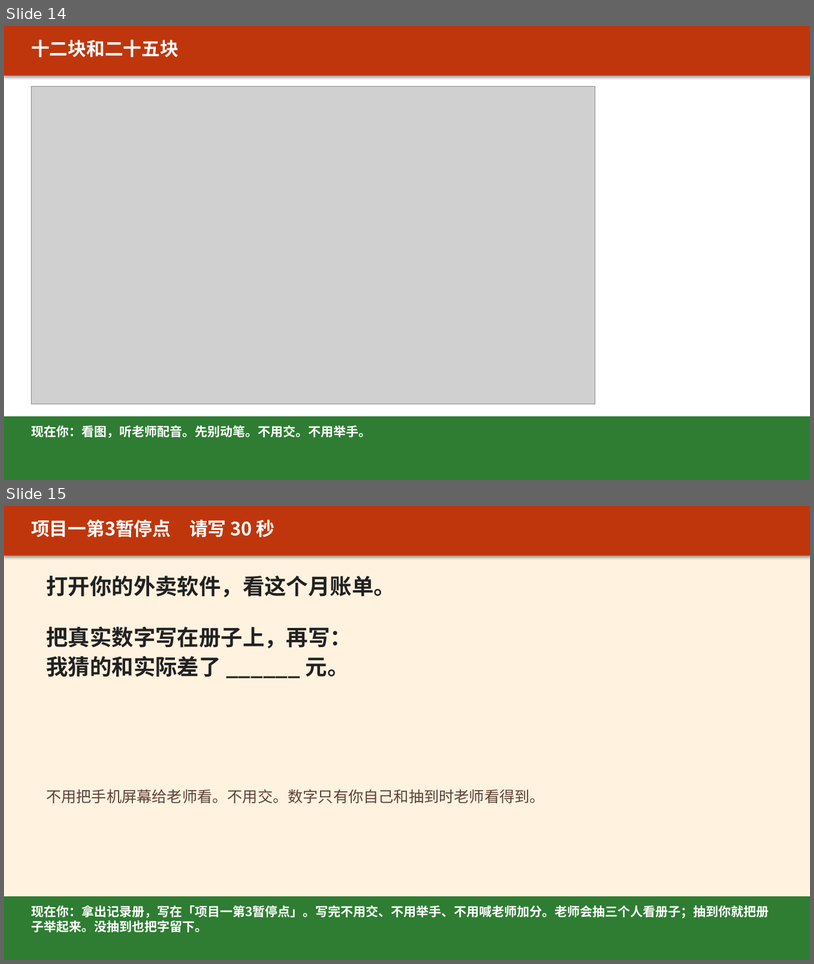
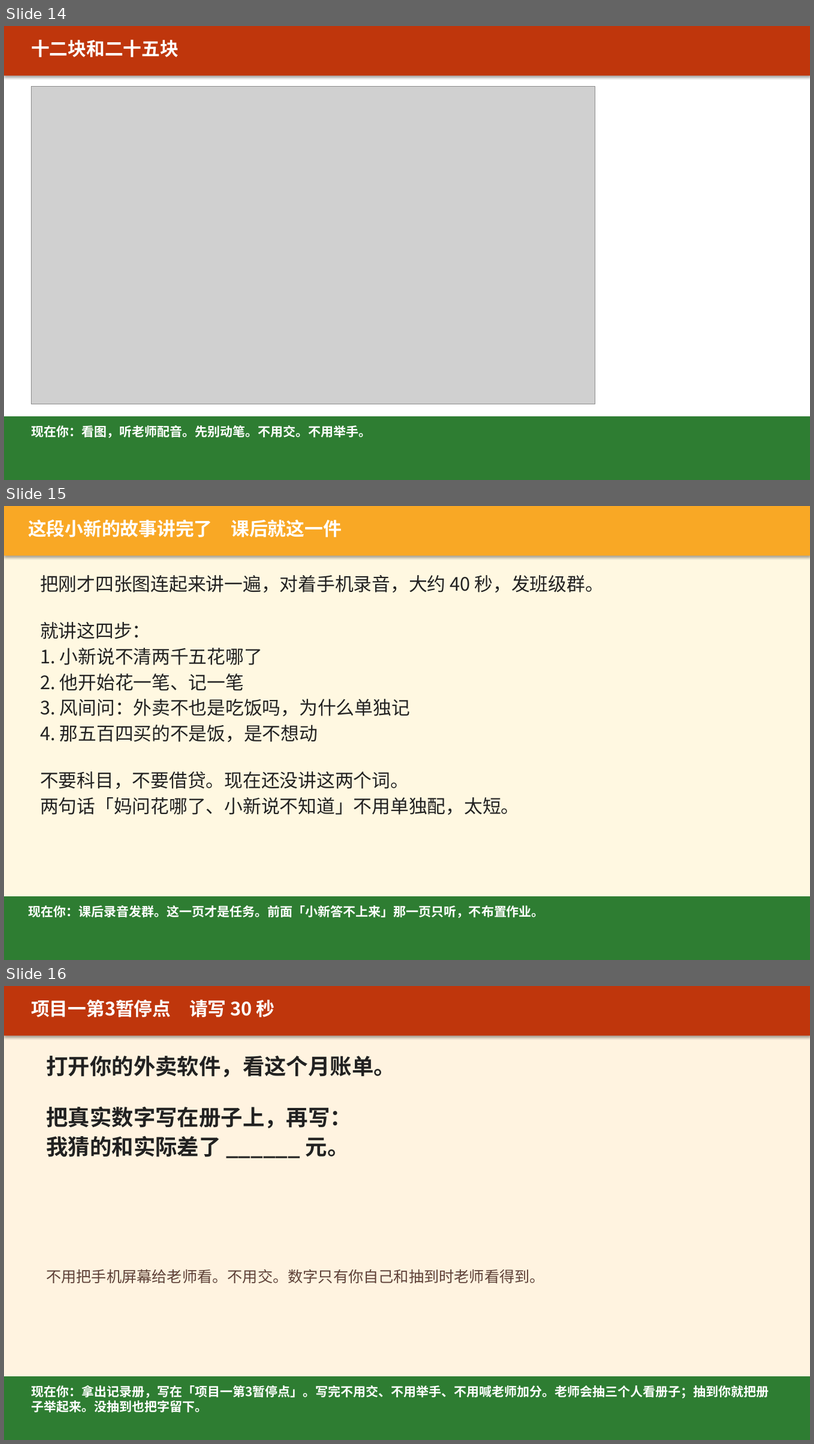
Before and after one commit to xuehui003-1/jichukuaiji, a slide deck: 01_项目一_认识会计工作与企业经济业务/01-00_项目一_上课投影_v1.1_20260821.pptx. Shown one above the other, each under a label of ours: slides 14 and 15 before the commit, slides 14, 15 and 16 after it. The pictures are 814x964 and 814x1444 pixels, drawn with LibreOffice and Linux fonts; fonts in the diff are those of the drawing; grey boxes stand for pictures. Boxes give left, top, right and bottom in pixels: in the first picture for what was removed or moved away, otherwise in the second. Text is boxed around its words. In the diff, an @@ line names an element or a change of style, - is before the commit and + after.

Commit message:
任务写在讲到那一页的课件上：项目一讲完四张图才布置连讲，项目四看完连环画才配音
C14改成活动日专用，平时下课看各项目收工页。删掉两句对话的假配音和未讲科目就考借贷。

```diff
--- a/01_项目一_认识会计工作与企业经济业务/01-00_项目一_上课投影_v1.1_20260821.pptx
+++ b/01_项目一_认识会计工作与企业经济业务/01-00_项目一_上课投影_v1.1_20260821.pptx
@@ slide 15 added at bbox=[4, 506, 810, 960], background #FFFFFF @@
@@ rectangle added at bbox=[4, 506, 810, 960], fill #FFF8E1 @@
@@ rectangle added at bbox=[4, 506, 810, 556], fill #F9A825 @@
@@ text added at bbox=[28, 519, 342, 537], 22 pt, text #FFFFFF, bold @@
+这段小新的故事讲完了 课后就这一件
@@ text added at bbox=[40, 575, 604, 814], 22 pt, text #212121 @@
+把刚才四张图连起来讲一遍，对着手机录音，大约 40 秒，发班级群。
+就讲这四步：
+1. 小新说不清两千五花哪了
+2. 他开始花一笔、记一笔
+3. 风间问：外卖不也是吃饭吗，为什么单独记
+4. 那五百四买的不是饭，是不想动
+不要科目，不要借贷。现在还没讲这两个词。
+两句话「妈问花哪了、小新说不知道」不用单独配，太短。
@@ rectangle added at bbox=[4, 896, 810, 960], fill #2E7D32 @@
@@ text added at bbox=[28, 905, 545, 918], 15 pt, text #FFFFFF, bold @@
+现在你：课后录音发群。这一页才是任务。前面「小新答不上来」那一页只听，不布置作业。
@@ what was slide 15 is now slide 16 @@
```
Also in this commit, not shown: 1 slide changed, 3 other files.
